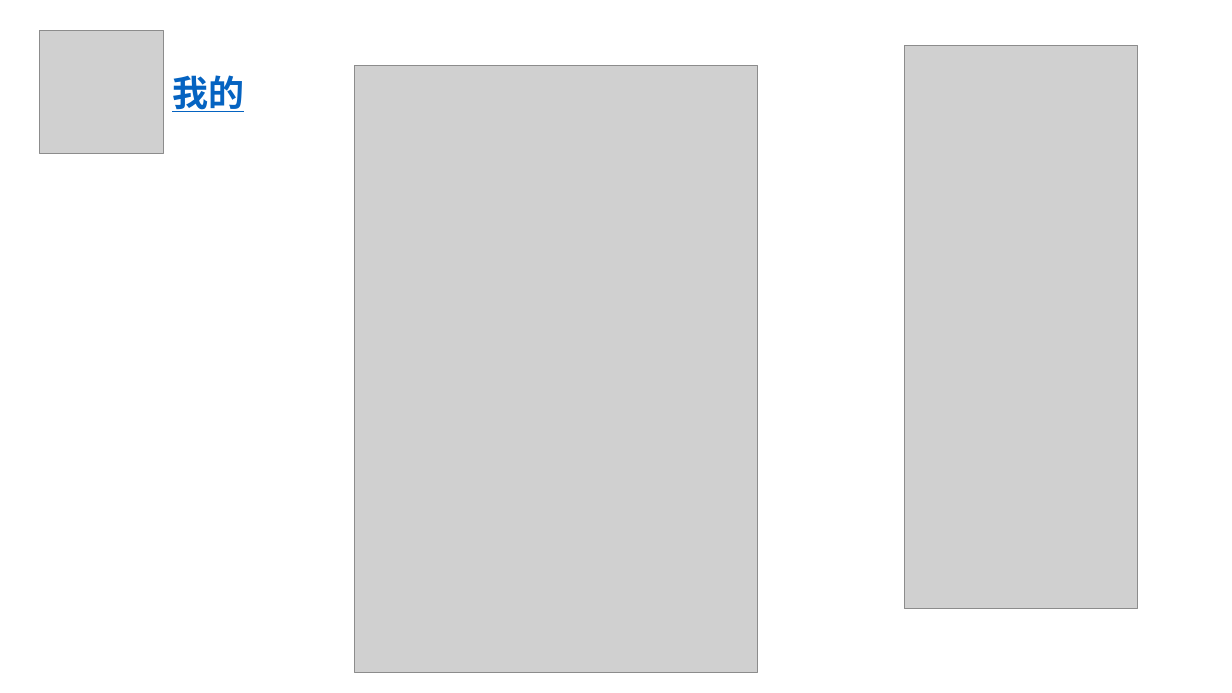
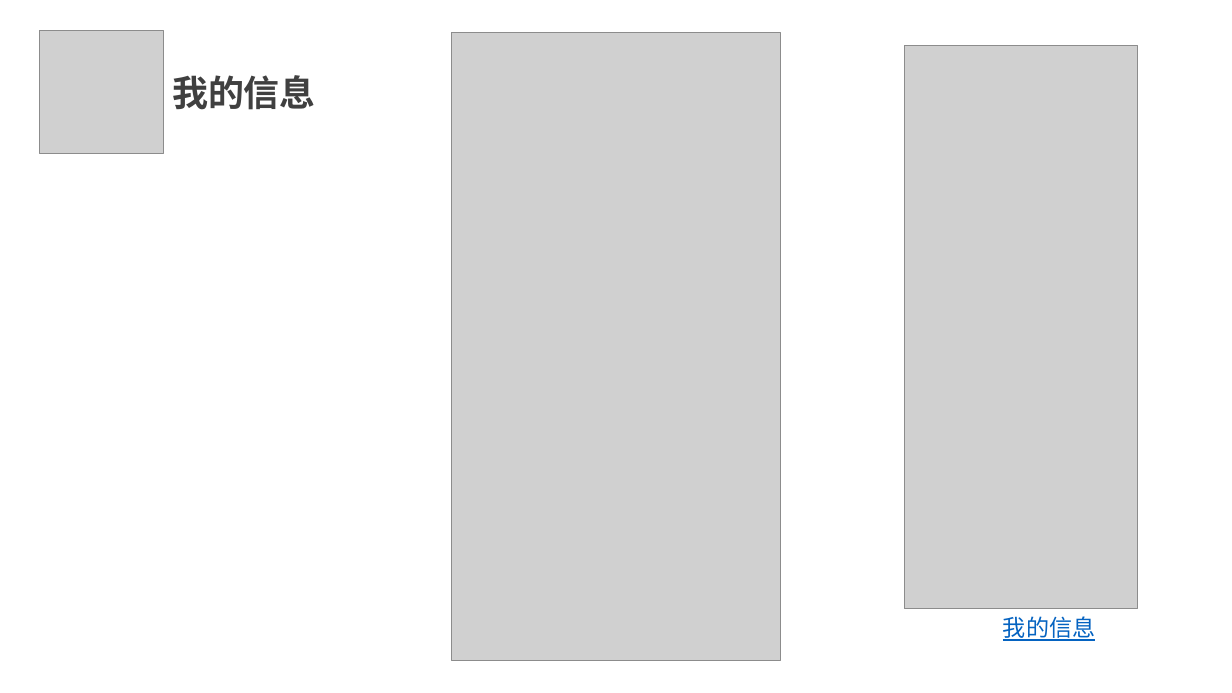
Before and after one commit to SE2020-G7/footprint, a slide deck: slide 21 of 评审PPT/需求分析/项目需求设计-G07.pptx (slide 20 before the commit). Drawn at 1232x693 pixels with LibreOffice and Linux fonts; fonts in the diff are those of the drawing; grey boxes stand for pictures. Boxes give left, top, right and bottom in pixels: in the first picture for what was removed or moved away, otherwise in the second. Text is boxed around its words. In the diff, an @@ line names an element or a change of style, - is before the commit and + after.

```diff
--- a/评审PPT/需求分析/项目需求设计-G07.pptx
+++ b/评审PPT/需求分析/项目需求设计-G07.pptx
@@ picture resized from (x1=354, y1=66, x2=758, y2=672) to (x1=452, y1=33, x2=780, y2=661) @@
@@ text at (x1=172, y1=75, x2=316, y2=110): text changed; text colour #0563C1 to #404040 @@
-我的
+我的信息
@@ text added at (x1=1003, y1=616, x2=1095, y2=641), 18 pt, text #0563C1, underline @@
+我的信息
```
Also in this commit, not shown: 19 other slides changed, 2 slides added, 2 slides removed.
